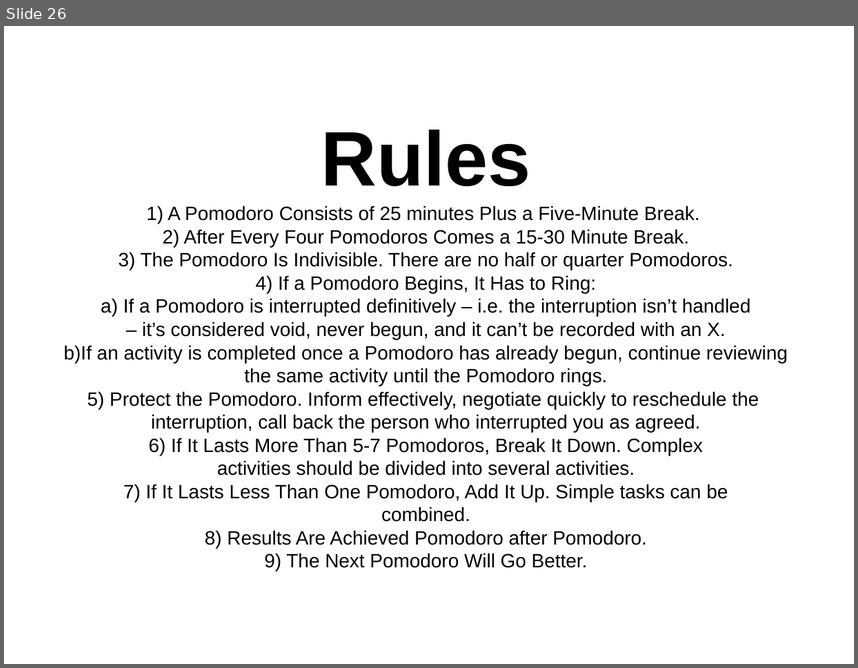
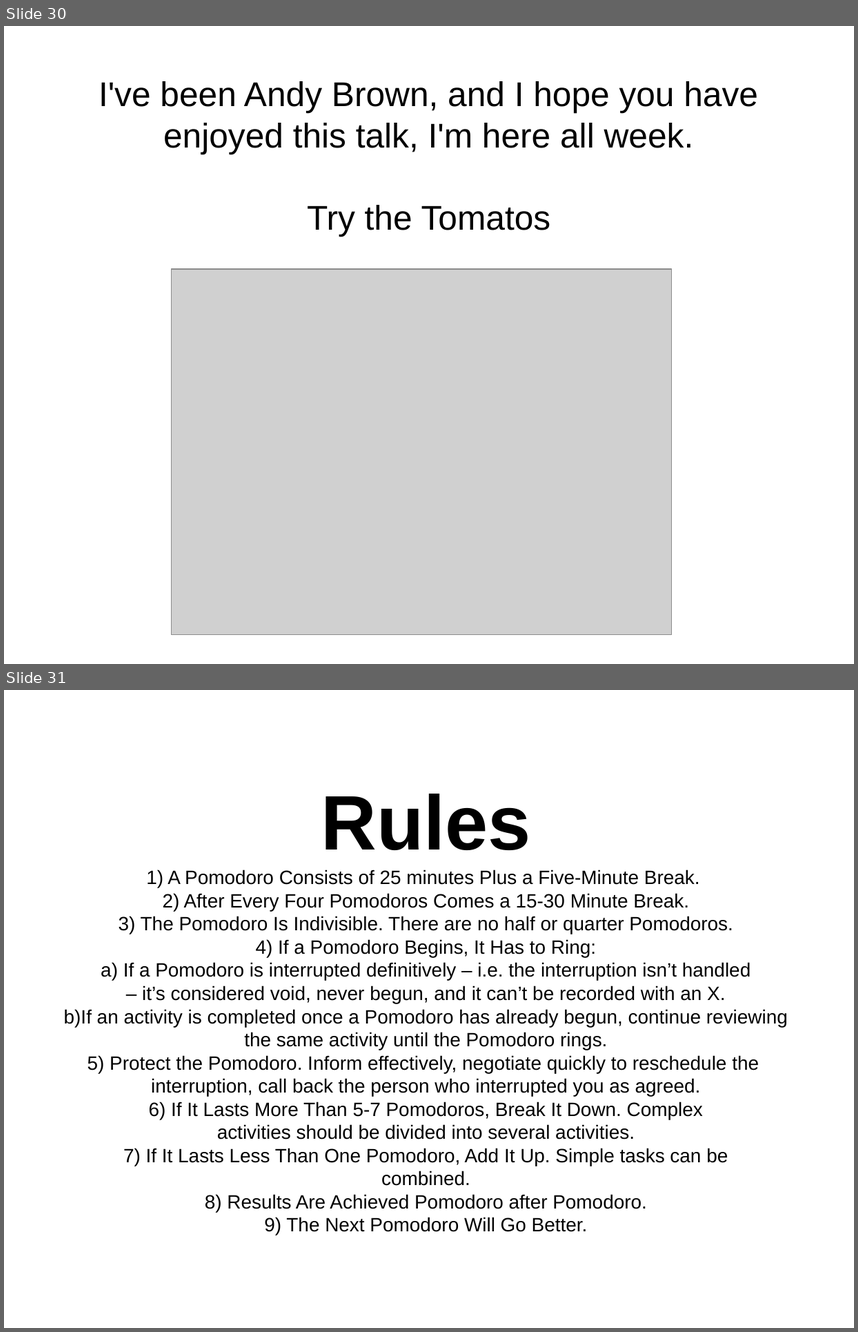
Before and after one commit to setitesuk/presentations, a slide deck: pomodoro_lightning_talk.odp. Shown one above the other, each under a label of ours: slide 26 before the commit, slides 30 and 31 after it. The pictures are 858x668 and 858x1332 pixels, drawn with LibreOffice and Linux fonts; fonts in the diff are those of the drawing; grey boxes stand for pictures. Boxes give left, top, right and bottom in pixels: in the first picture for what was removed or moved away, otherwise in the second. Text is boxed around its words. In the diff, an @@ line names an element or a change of style, - is before the commit and + after.

```diff
--- a/pomodoro_lightning_talk.odp
+++ b/pomodoro_lightning_talk.odp
@@ slide 30 added at box(4, 26, 854, 664), background #FFFFFF @@
@@ subtitle added at box(99, 81, 758, 236), 32 pt, text #000000 @@
+I've been Andy Brown, and I hope you have enjoyed this talk, I'm here all week.
+Try the Tomatos
@@ picture added at box(172, 269, 672, 635) @@
@@ what was slide 26 is now slide 31 @@
```
Also in this commit, not shown: 4 other slides added.
